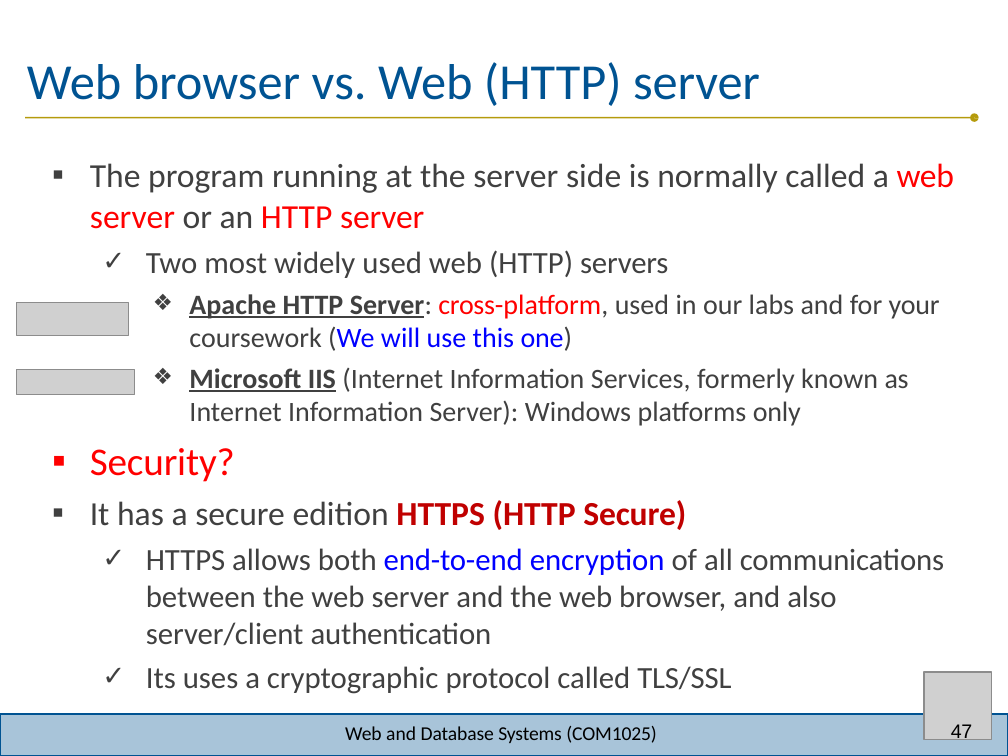
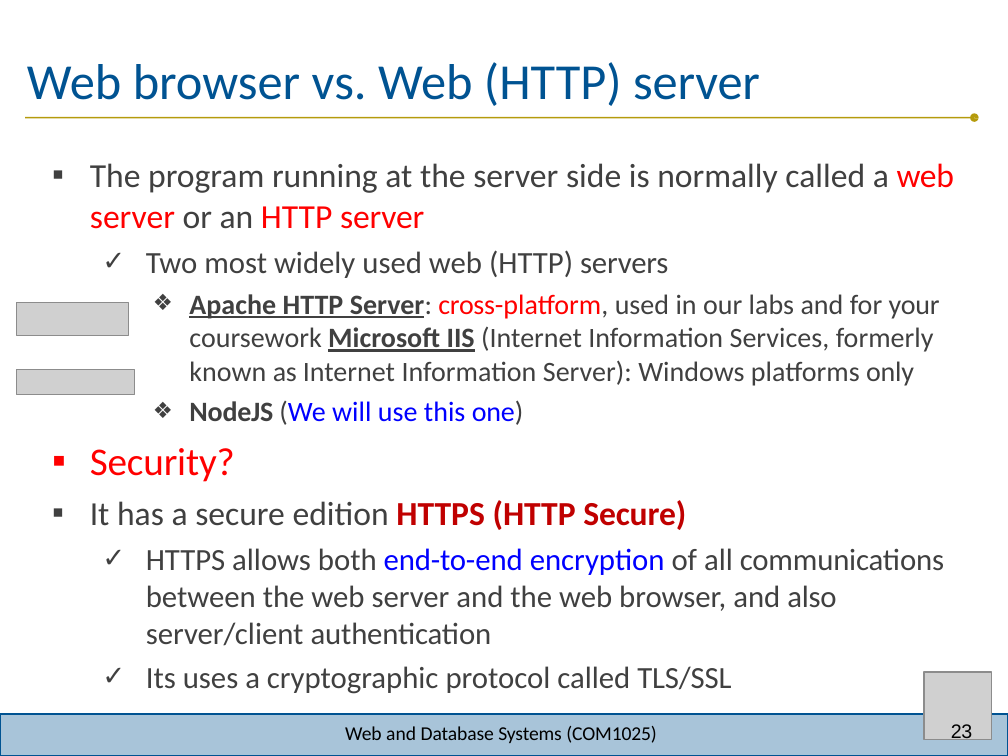
Before and after one commit to joeappleton18/WEB-AND-DATABASE-SYSTEMS, a slide deck: slide 23 of week-8/lecture/lecture.pptx (slide 47 before the commit). Drawn at 1008x756 pixels with LibreOffice and Linux fonts; fonts in the diff are those of the drawing; grey boxes stand for pictures; background and template pictures are left out. Boxes give left, top, right and bottom in pixels: in the first picture for what was removed or moved away, otherwise in the second. Text is boxed around its words. In the diff, an @@ line names an element or a change of style, - is before the commit and + after.

```diff
--- a/week-8/lecture/lecture.pptx
+++ b/week-8/lecture/lecture.pptx
@@ text at [189,327,934,425]: text changed @@
-coursework (We will use this one)
-    ❖ Microsoft IIS (Internet Information Services, formerly known as Internet Information Server): Windows platforms only
+coursework Microsoft IIS (Internet Information Services, formerly known as Internet Information Server): Windows platforms only
+    ❖ NodeJS (We will use this one)
@@ page number at [951,724,972,740]: text changed @@
-47
+23
```
Also in this commit, not shown: 9 other slides changed, 3 slides added, 29 slides removed, 20 other files.
